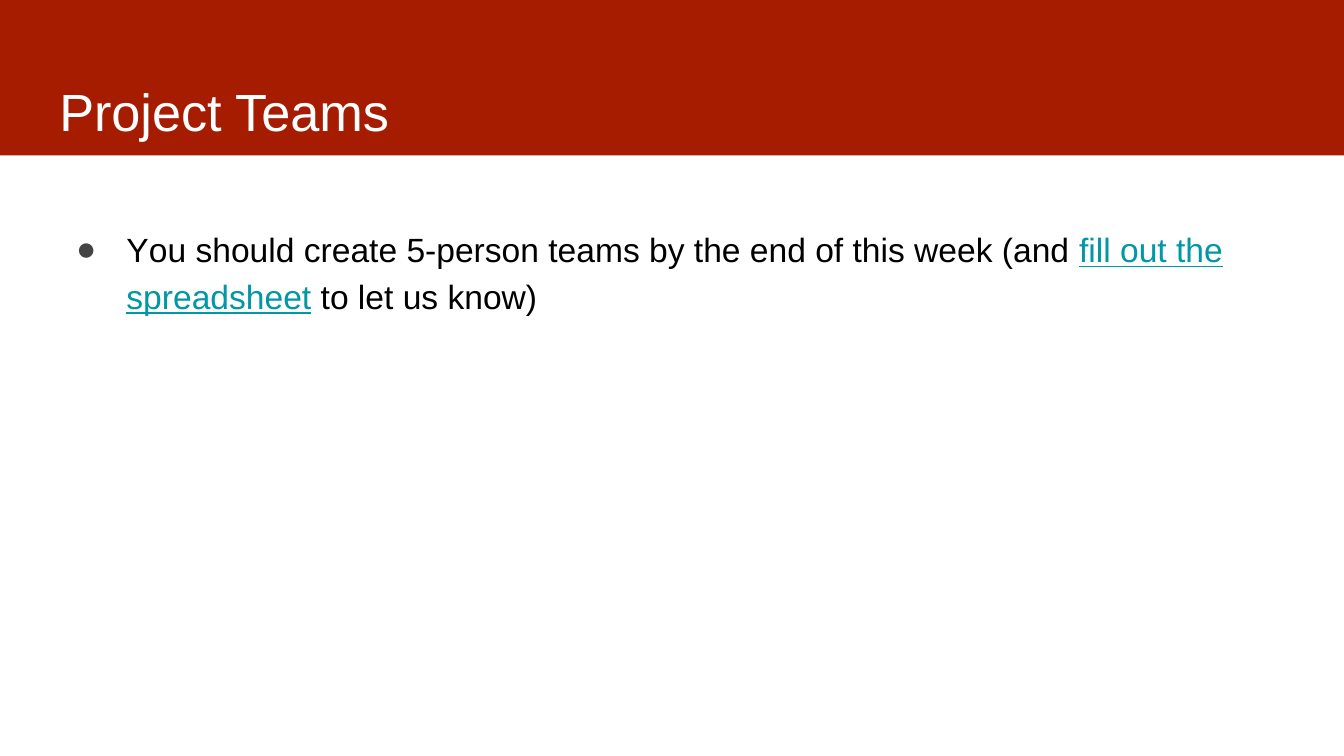
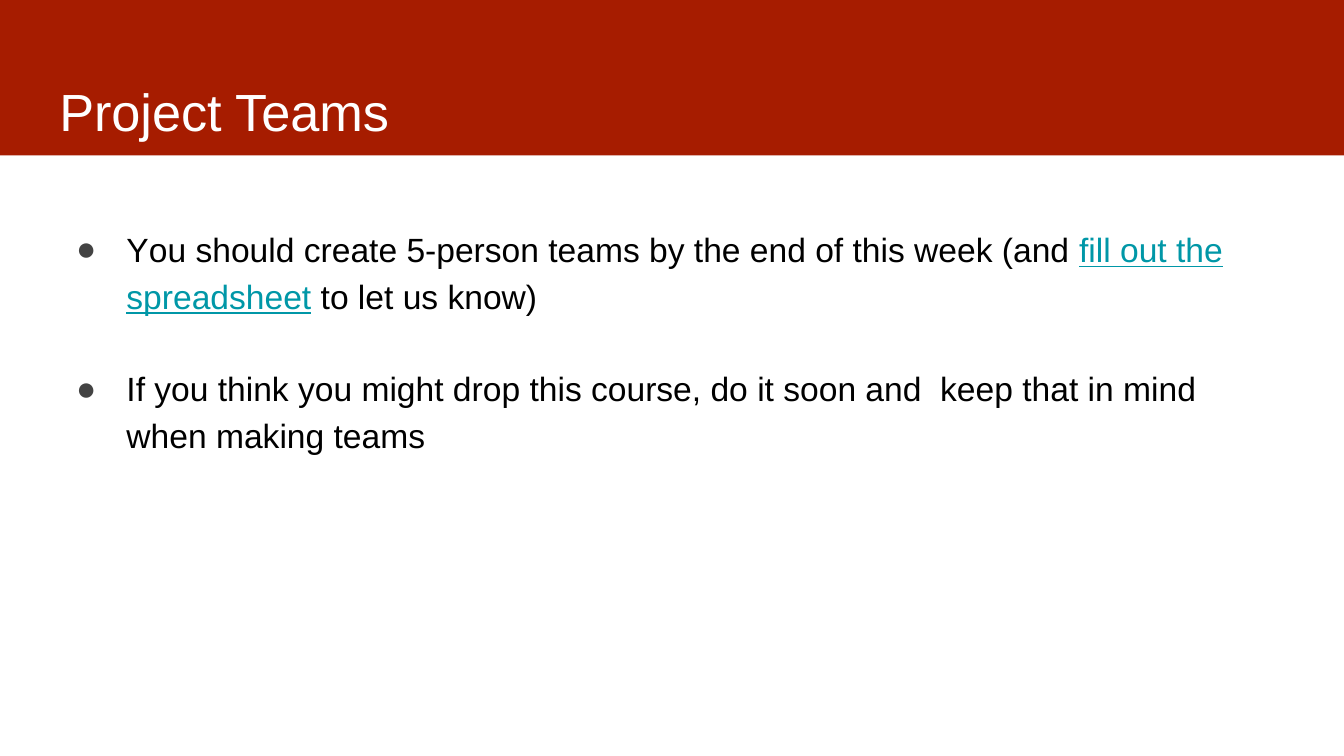
Before and after one commit to dssg/MLinPractice, a slide deck: slide 14 of Lectures/Lecture1-ClassOverview.pptx. Drawn at 1344x756 pixels with LibreOffice and Linux fonts; fonts in the diff are those of the drawing. Boxes give left, top, right and bottom in pixels: in the first picture for what was removed or moved away, otherwise in the second. Text is boxed around its words. In the diff, an @@ line names an element or a change of style, - is before the commit and + after.

```diff
--- a/Lectures/Lecture1-ClassOverview.pptx
+++ b/Lectures/Lecture1-ClassOverview.pptx
@@ text at (126, 376, 1196, 454): paragraph added @@
+● If you think you might drop this course, do it soon and keep that in mind when making teams
```
Also in this commit, not shown: 7 other slides changed.
